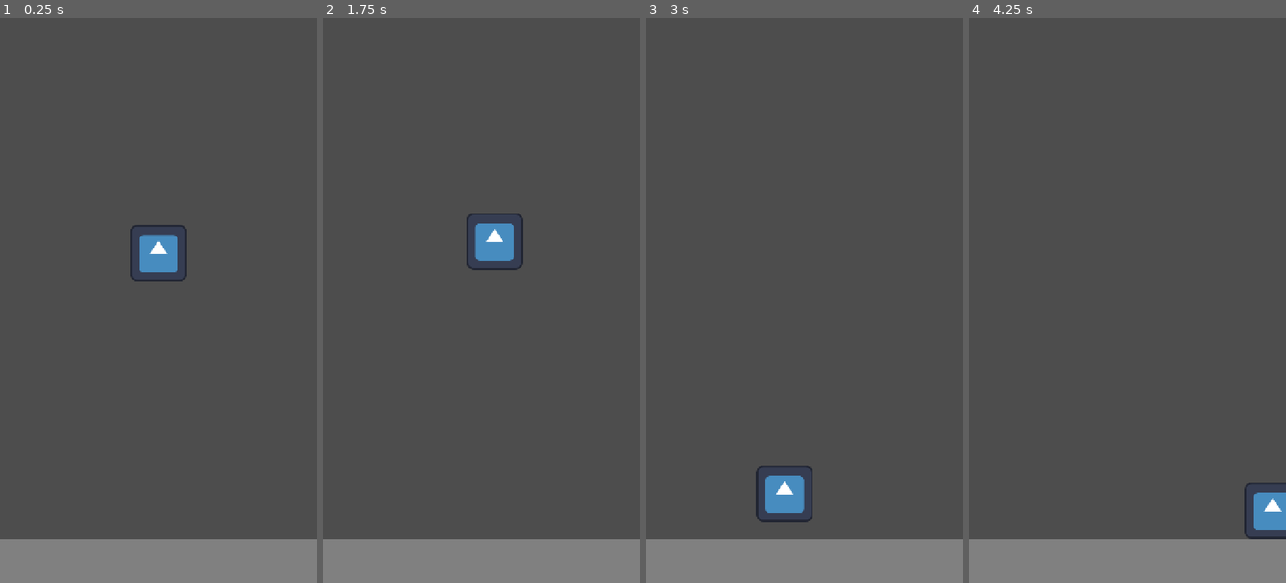
Above: before the commit, frames 1-4 (left to right).
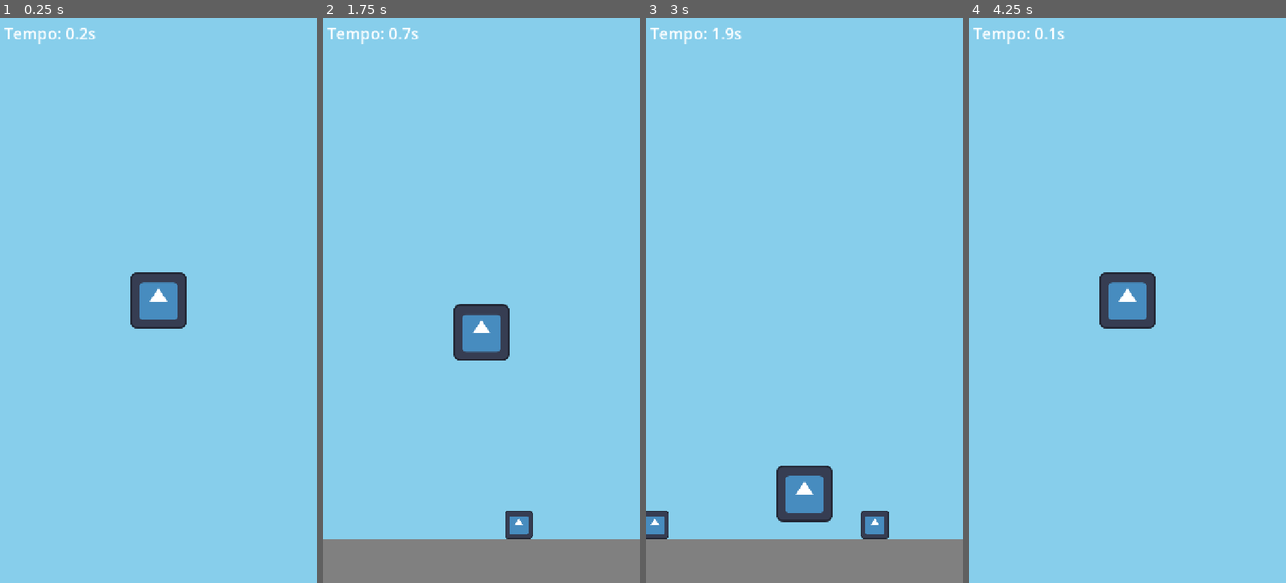
Above: after the commit, the same moments.

Repository: caio10012/meu_jogo_godot
Game: Godot game, scene res://scenes/Main.tscn
Same seed, same stepped clock (60 frames per second), same inputs: the game is played once before the commit and once after it. The engine's default icon, where the game draws it, is replaced by a stand-in: a white triangle on a blue panel in a dark square.
Inputs (mouse positions are in pixels of both pictures, inside the frame that each line leads up to):
- Up to frame 1 (0.25 s): no input
- Up to frame 2 (1.75 s): tap Enter (ui_accept) at 0.5, 0.77, 1.52 s; move the mouse to (551, 272) at 0.52 s; hold Right (ui_right) from 0.53 s (still down); click (551, 272) at 0.67 s; move the mouse to (418, 328) at 1.27 s
- Up to frame 3 (3 s): move the mouse to (836, 176) at 2.02 s; release Right (ui_right) at 2.03 s; hold Left (ui_left) 2.03-2.78 s; move the mouse to (788, 413) at 2.77 s; hold Right (ui_right) from 2.78 s (still down); click (788, 413) at 2.92 s
- Up to frame 4 (4.25 s): keep holding Right (ui_right); tap Enter (ui_accept) at 3.02, 3.77 s; move the mouse to (1222, 385) at 3.52 s

The runs differ from the first frame. In frame 1, 99% of the frame differs, in the area x 0-100%, y 0-100%; in frame 2, 91%; in frame 3, 91%; in frame 4, 99%.

Commit message:
feat: câmera seguindo player, HUD de tempo, chão ampliado e obstáculos
- Camera2D adicionada ao player com limit_bottom=1280
- HUD com CanvasLayer exibindo tempo de corrida em tempo real
- Chão expandido de 720 para 5000px de largura
- 7 obstáculos fixos distribuídos ao longo do percurso
- Spawner atualizado para criar obstáculos à frente do player
- Fundo alterado para azul céu via default_clear_color

Co-Authored-By: Claude Sonnet 4.6 <noreply@anthropic.com>

Diff:
--- a/project.godot
+++ b/project.godot
@@ -34,3 +34,4 @@
 
 rendering_device/driver.windows="d3d12"
 renderer/rendering_method="mobile"
+environment/defaults/default_clear_color=Color(0.529, 0.808, 0.922, 1)
--- a/scenes/Main.tscn
+++ b/scenes/Main.tscn
@@ -4,6 +4,8 @@
 [ext_resource type="PackedScene" path="res://scenes/ground.tscn" id="2_ground"]
 [ext_resource type="PackedScene" path="res://scenes/player.tscn" id="3_player"]
 [ext_resource type="Script" path="res://scripts/spawner.gd" id="4_spawner"]
+[ext_resource type="Script" path="res://scripts/hud.gd" id="5_hud"]
+[ext_resource type="PackedScene" uid="uid://obstacle" path="res://scenes/obstacle.tscn" id="6_obstacle"]
 
 [node name="Main" type="Node2D" unique_id=2030659619]
 script = ExtResource("1_main")
@@ -16,3 +18,34 @@
 
 [node name="Spawner" type="Node2D" parent="."]
 script = ExtResource("4_spawner")
+
+[node name="Obstacle1" parent="." instance=ExtResource("6_obstacle")]
+position = Vector2(900, 1148)
+
+[node name="Obstacle2" parent="." instance=ExtResource("6_obstacle")]
+position = Vector2(1400, 1148)
+
+[node name="Obstacle3" parent="." instance=ExtResource("6_obstacle")]
+position = Vector2(2000, 1148)
+
+[node name="Obstacle4" parent="." instance=ExtResource("6_obstacle")]
+position = Vector2(2700, 1148)
+
+[node name="Obstacle5" parent="." instance=ExtResource("6_obstacle")]
+position = Vector2(3300, 1148)
+
+[node name="Obstacle6" parent="." instance=ExtResource("6_obstacle")]
+position = Vector2(4000, 1148)
+
+[node name="Obstacle7" parent="." instance=ExtResource("6_obstacle")]
+position = Vector2(4600, 1148)
+
+[node name="HUD" type="CanvasLayer" parent="."]
+script = ExtResource("5_hud")
+
+[node name="ScoreLabel" type="Label" parent="HUD"]
+offset_left = 10.0
+offset_top = 10.0
+offset_right = 400.0
+offset_bottom = 56.0
+theme_override_font_sizes/font_size = 36
--- a/scenes/ground.tscn
+++ b/scenes/ground.tscn
@@ -1,14 +1,14 @@
 [gd_scene format=3 uid="uid://ground"]
 
 [sub_resource type="RectangleShape2D" id="RectangleShape2D_1"]
-size = Vector2(720, 100)
+size = Vector2(5000, 100)
 
 [node name="Ground" type="StaticBody2D"]
 
 [node name="ColorRect" type="ColorRect" parent="."]
-size = Vector2(720, 100)
+size = Vector2(5000, 100)
 color = Color(0.5, 0.5, 0.5, 1)
 
 [node name="CollisionShape2D" type="CollisionShape2D" parent="."]
-position = Vector2(360, 50)
+position = Vector2(2500, 50)
 shape = SubResource("RectangleShape2D_1")
--- a/scenes/player.tscn
+++ b/scenes/player.tscn
@@ -16,3 +16,6 @@
 
 [node name="CollisionShape2D" type="CollisionShape2D" parent="."]
 shape = SubResource("RectangleShape2D_1")
+
+[node name="Camera2D" type="Camera2D" parent="."]
+limit_bottom = 1280
--- /dev/null
+++ b/scripts/hud.gd
@@ -0,0 +1,10 @@
+extends CanvasLayer
+
+var elapsed_time: float = 0.0
+
+@onready var _label: Label = $ScoreLabel
+
+
+func _process(delta: float) -> void:
+	elapsed_time += delta
+	_label.text = "Tempo: %.1fs" % elapsed_time
--- a/scripts/player.gd
+++ b/scripts/player.gd
@@ -4,7 +4,6 @@
 const JUMP_VELOCITY := -600.0
 
 var gravity: float = ProjectSettings.get_setting("physics/2d/default_gravity")
-
 
 func _ready() -> void:
 	add_to_group("player")
--- a/scripts/spawner.gd
+++ b/scripts/spawner.gd
@@ -1,8 +1,8 @@
 extends Node2D
 
 const ObstacleScene := preload("res://scenes/obstacle.tscn")
-const SPAWN_X := 780.0
-const SPAWN_Y := 1148.0  # ground top (1180) - metade do sprite (32)
+const SPAWN_AHEAD := 900.0
+const SPAWN_Y := 1148.0
 
 
 func _ready() -> void:
@@ -16,6 +16,9 @@
 
 
 func _spawn() -> void:
+	var players := get_tree().get_nodes_in_group("player")
+	if players.is_empty():
+		return
 	var obstacle: Area2D = ObstacleScene.instantiate()
-	obstacle.position = Vector2(SPAWN_X, SPAWN_Y)
+	obstacle.position = Vector2(players[0].position.x + SPAWN_AHEAD, SPAWN_Y)
 	get_parent().add_child(obstacle)
